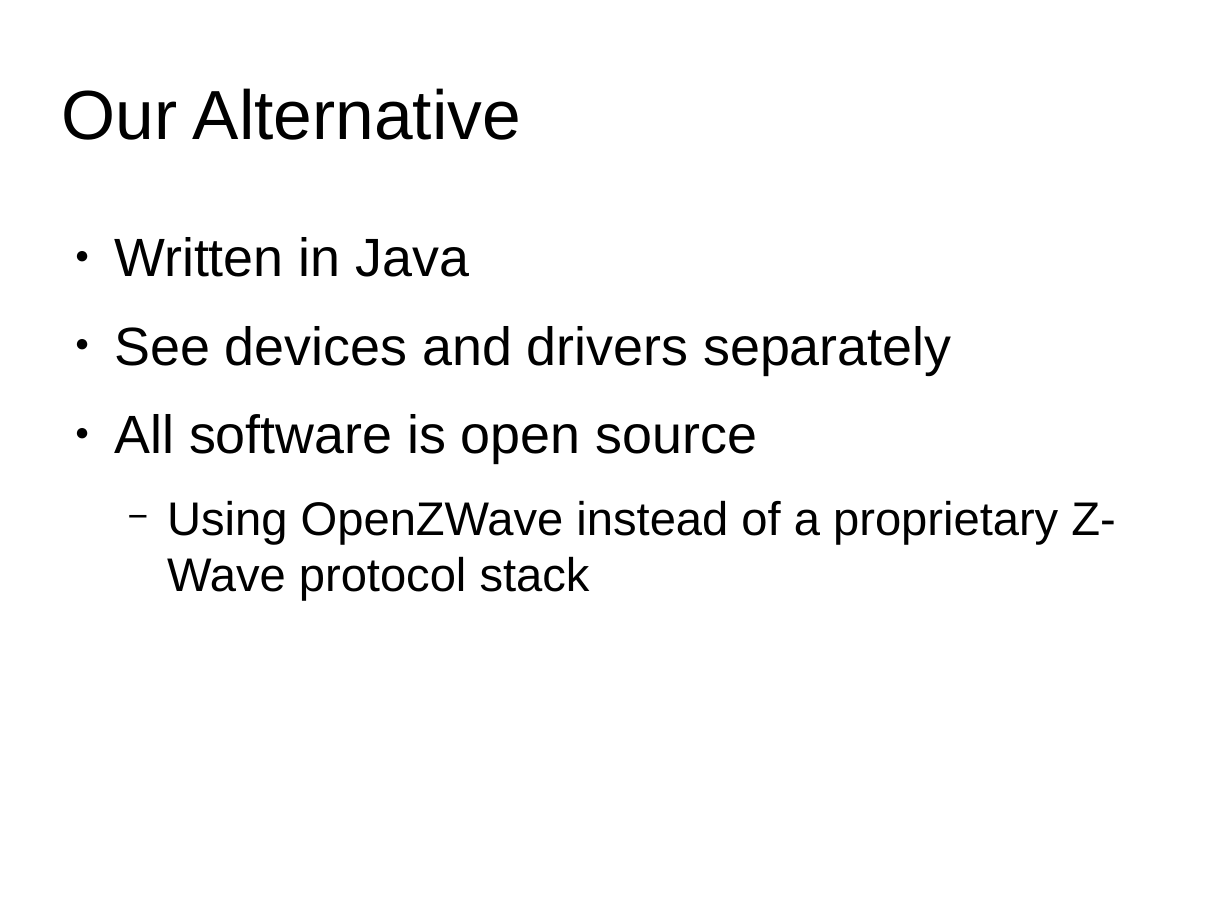
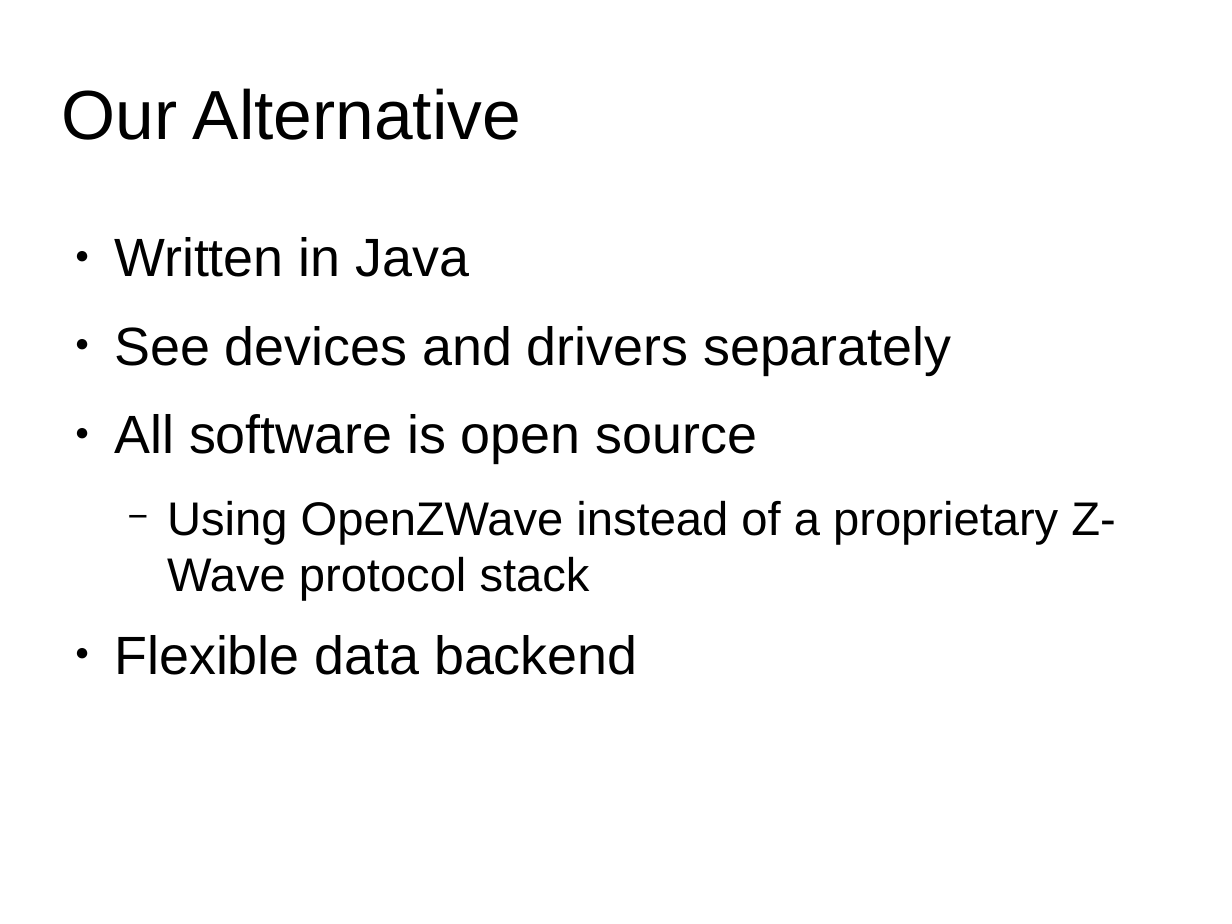
Before and after one commit to 0xCafeDude/crossPlatformAlternativeHomeOS, a slide deck: slide 7 of presentation/presentation.odp. Drawn at 1232x924 pixels with LibreOffice and Linux fonts; fonts in the diff are those of the drawing; background and template pictures are left out. Boxes give left, top, right and bottom in pixels: in the first picture for what was removed or moved away, otherwise in the second. Text is boxed around its words. In the diff, an @@ line names an element or a change of style, - is before the commit and + after.

```diff
--- a/presentation/presentation.odp
+++ b/presentation/presentation.odp
@@ text at bbox=[114, 635, 637, 675]: paragraph added @@
+● Flexible data backend
```
Also in this commit, not shown: 1 slide added, 1 slide removed, 1 other file.
